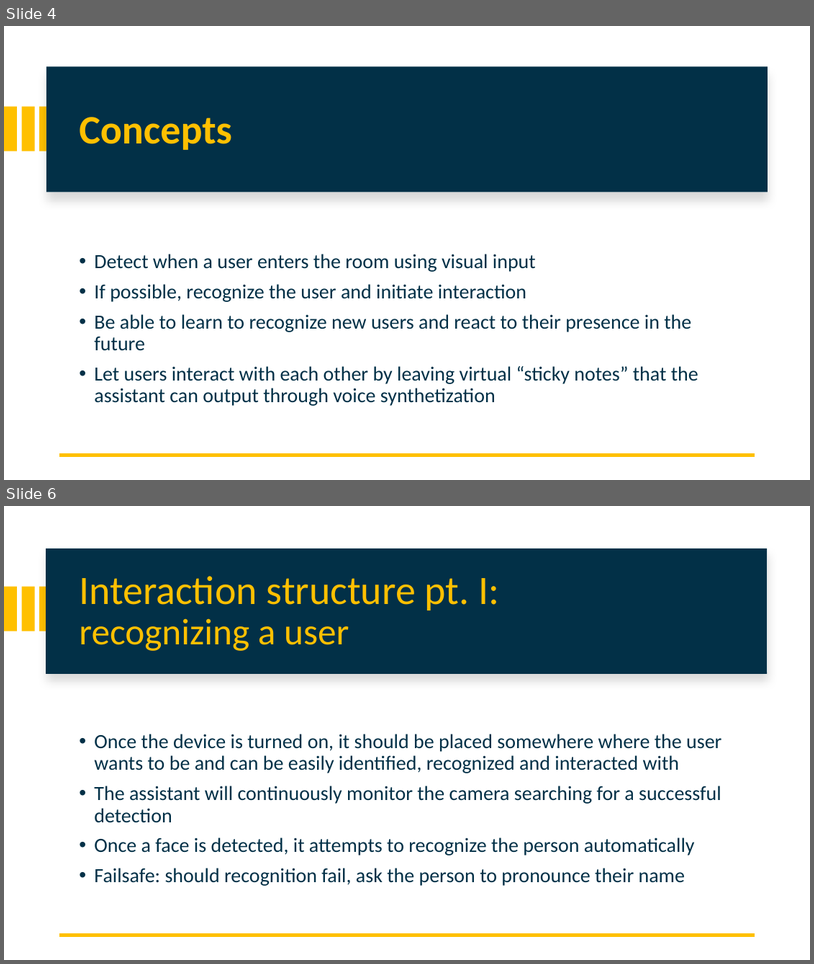
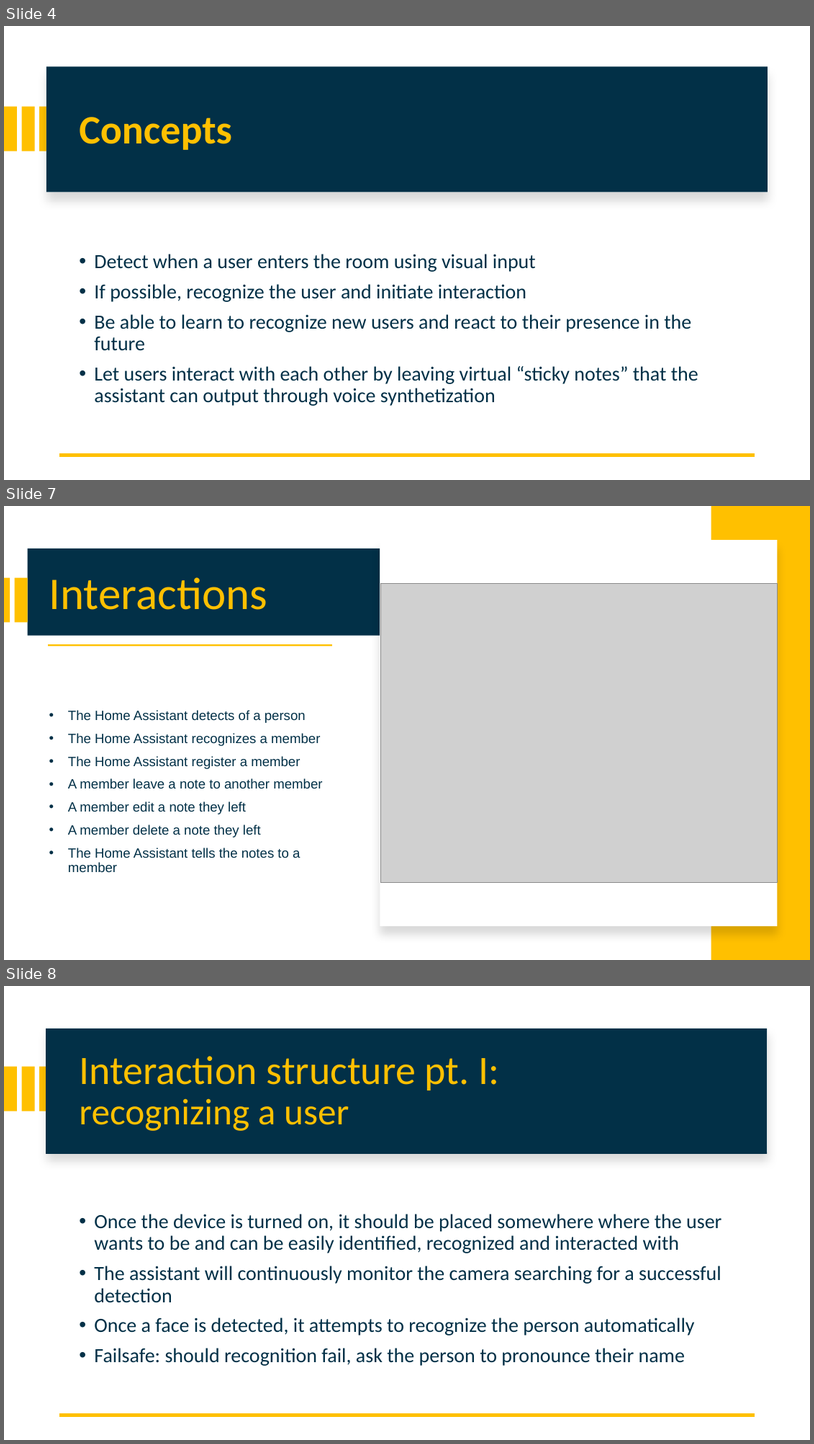
Before and after one commit to attennig/MultimodalMultiuserHomeAssistant, a slide deck: Multimodal personalized multiuser Home Assistant.pptx. Shown one above the other, each under a label of ours: slides 4 and 6 before the commit, slides 4, 7 and 8 after it; the slides between them are not shown. The pictures are 814x964 and 814x1444 pixels, drawn with LibreOffice and Linux fonts; fonts in the diff are those of the drawing; grey boxes stand for pictures. Boxes give left, top, right and bottom in pixels: in the first picture for what was removed or moved away, otherwise in the second. Text is boxed around its words. In the diff, an @@ line names an element or a change of style, - is before the commit and + after.

```diff
--- a/Multimodal personalized multiuser Home Assistant.pptx
+++ b/Multimodal personalized multiuser Home Assistant.pptx
@@ slide 7 added at (4,506,810,960), background #FFFFFF @@
@@ rectangle added at (712,506,810,960), fill #FFC000 @@
@@ rectangle added at (28,548,381,636), fill #023047 @@
@@ rectangle added at (381,540,778,926), fill #FFFFFF @@
@@ rectangle added at (4,577,10,622), fill #FFC000 @@
@@ rectangle added at (14,577,27,622), fill #FFC000 @@
@@ title added at (49,577,268,610), 54 pt, text #FFC000 @@
+Interactions
@@ picture added at (381,584,778,883) @@
@@ rectangle added at (48,644,332,646), fill #FFC000 @@
@@ text added at (68,710,322,872), 16 pt, text #023047 @@
+• The Home Assistant detects of a person
+• The Home Assistant recognizes a member
+• The Home Assistant register a member
+• A member leave a note to another member
+• A member edit a note they left
+• A member delete a note they left
+• The Home Assistant tells the notes to a member
@@ what was slide 6 is now slide 8 @@
```
Also in this commit, not shown: 2 slides changed, 2 other slides added.
